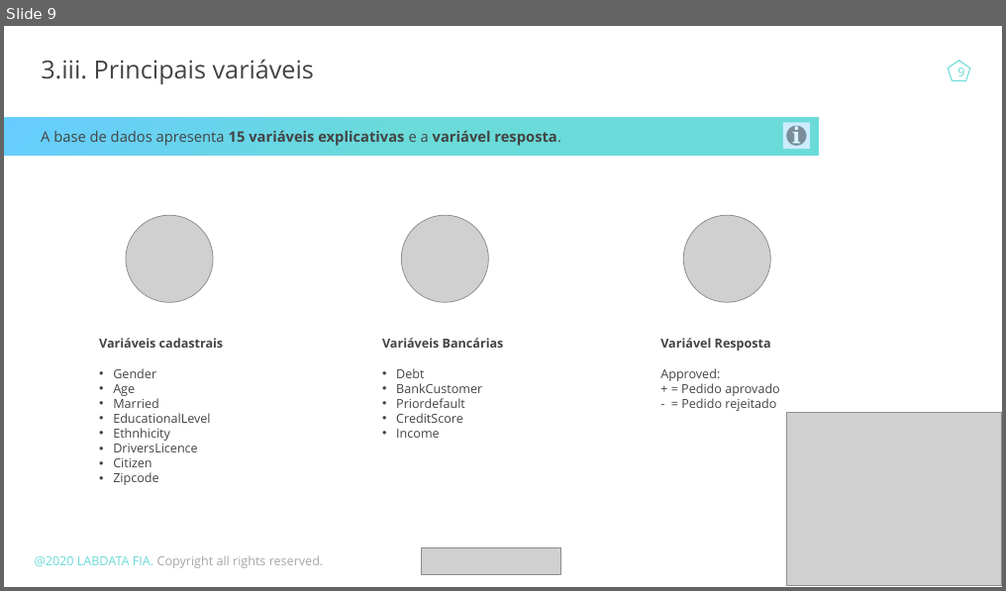
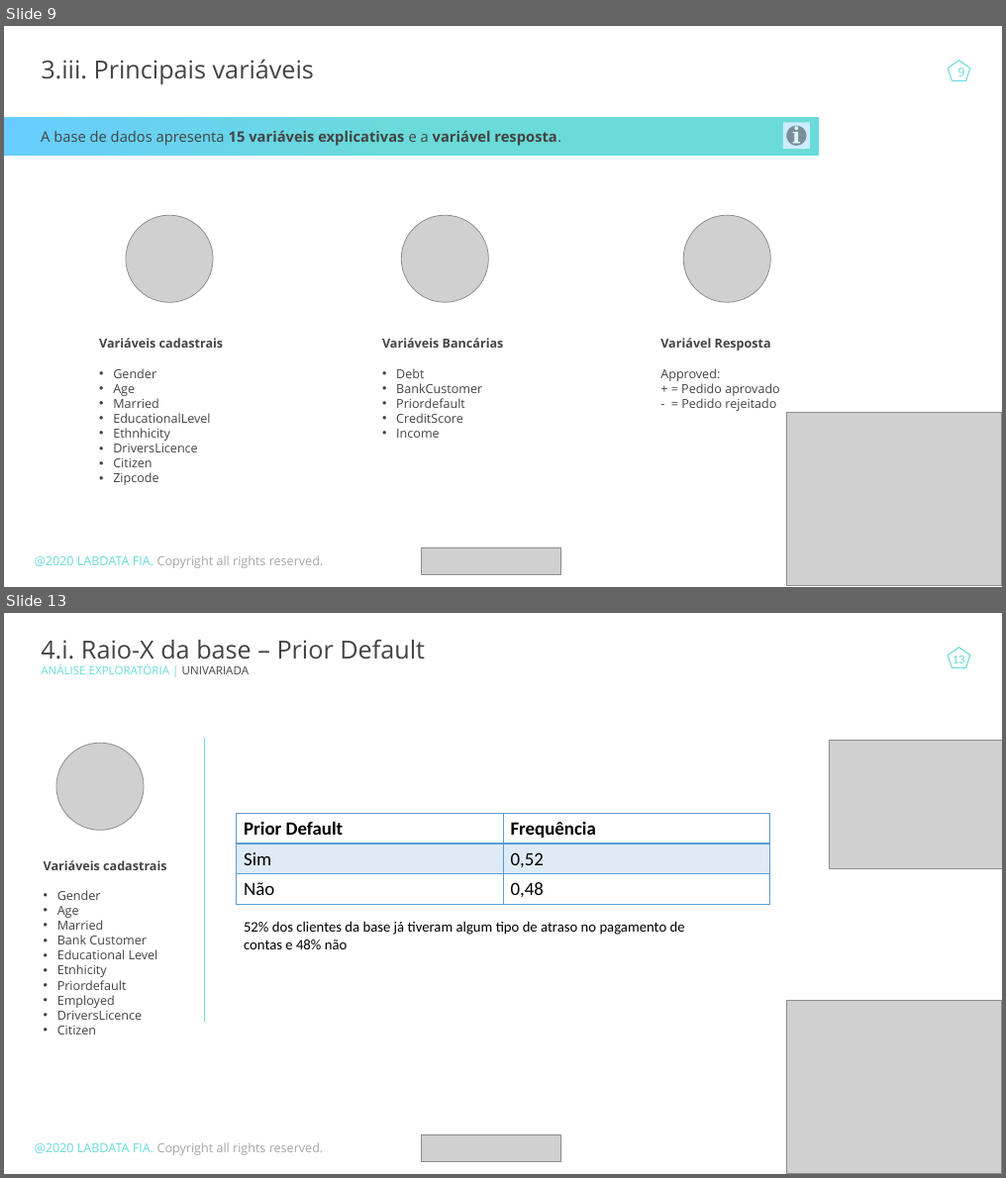
Before and after one commit to DaniloBenjamin/Credit_Card_Approval, a slide deck: ppt/TCC_v1.pptx. Shown one above the other, each under a label of ours: slide 9 before the commit, slides 9 and 13 after it; the slides between them are not shown. The pictures are 1006x591 and 1006x1178 pixels, drawn with LibreOffice and Linux fonts; fonts in the diff are those of the drawing; grey boxes stand for pictures. Boxes give left, top, right and bottom in pixels: in the first picture for what was removed or moved away, otherwise in the second. Text is boxed around its words. In the diff, an @@ line names an element or a change of style, - is before the commit and + after.

```diff
--- a/ppt/TCC_v1.pptx
+++ b/ppt/TCC_v1.pptx
@@ slide 13 added at [4,613,1002,1174], background #FFFFFF @@
@@ text added at [41,639,425,674], 11 pt, text #434343 @@
+4.i. Raio-X da base – Prior Default
+ANÁLISE EXPLORATÓRIA | UNIVARIADA
@@ pentagon added at [948,648,970,668], outline #6ADBD9 1 pt @@
@@ page number added at [952,656,965,663], 12 pt, text #6ADBD9 @@
+13
@@ picture added at [56,743,144,830] @@
@@ line added from (205, 738) to (205, 1023), #6ADBD9 0.5 pt @@
@@ picture added at [830,740,1002,869] @@
@@ table added at [236,814,769,903], 3 rows, 2 columns @@
+Prior Default | Frequência
+Sim | 0,52
+Não | 0,48
@@ text added at [44,861,166,1035], 12 pt, text #434343 @@
+Variáveis cadastrais
+• Gender
+• Age
+• Married
+• Bank Customer
+• Educational Level
+• Etnhicity
+• Priordefault
+• Employed
+• DriversLicence
+• Citizen
@@ text added at [244,921,685,950], 14 pt, text #000000 @@
+52% dos clientes da base já tiveram algum tipo de atraso no pagamento de contas e 48% não
@@ picture added at [786,1001,1001,1173] @@
@@ text added at [35,1143,324,1156], 12 pt, text #A6A6A6 @@
+@2020 LABDATA FIA. Copyright all rights reserved.
@@ picture added at [421,1136,561,1162] @@
```
Also in this commit, not shown: 2 slides changed, 23 other slides added, 1 other file.
